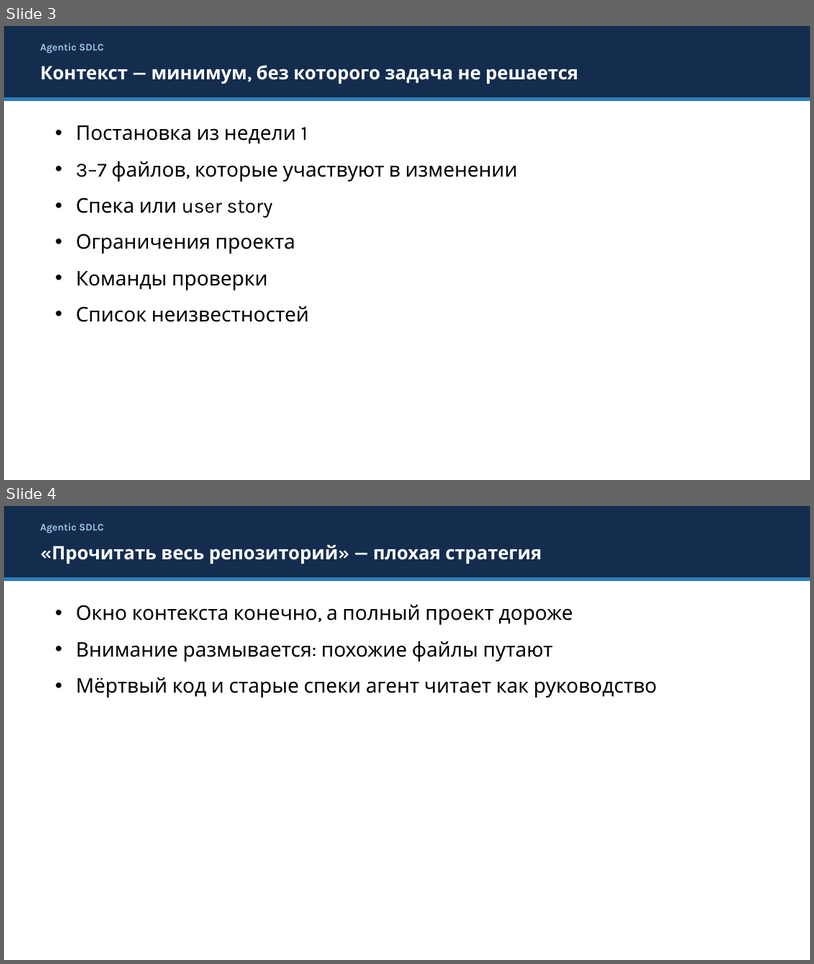
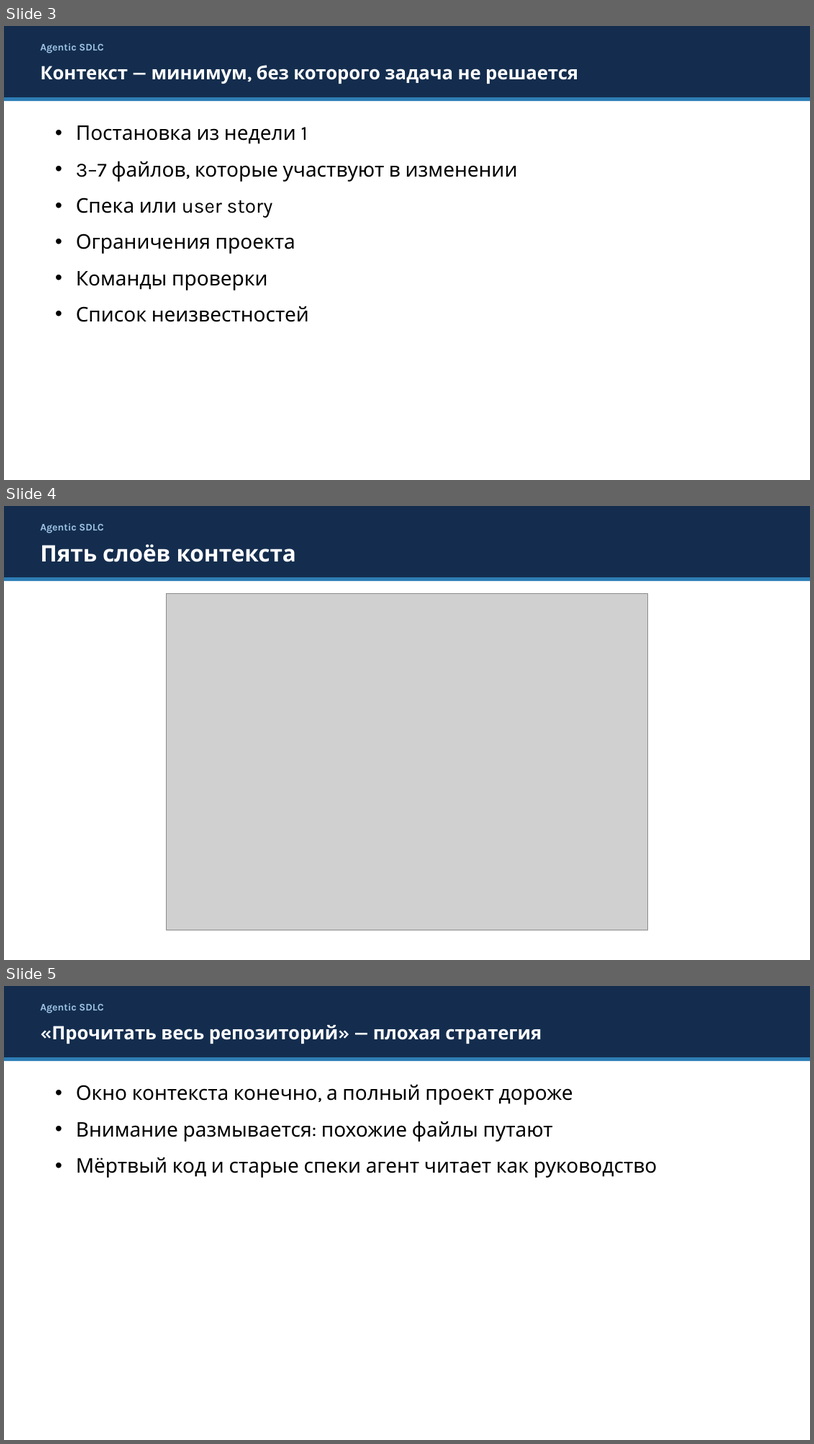
Before and after one commit to artemovsergey/agentic-sdlc, a slide deck: dist/pptx/agentic-sdlc-w02-lecture.pptx. Shown one above the other, each under a label of ours: slides 3 and 4 before the commit, slides 3, 4 and 5 after it. The pictures are 814x964 and 814x1444 pixels, drawn with LibreOffice and Linux fonts; fonts in the diff are those of the drawing; grey boxes stand for pictures. Boxes give left, top, right and bottom in pixels: in the first picture for what was removed or moved away, otherwise in the second. Text is boxed around its words. In the diff, an @@ line names an element or a change of style, - is before the commit and + after.

Commit message:
feat: схема слоёв контекста в презентации week-02

```diff
--- a/dist/pptx/agentic-sdlc-w02-lecture.pptx
+++ b/dist/pptx/agentic-sdlc-w02-lecture.pptx
@@ slide 4 added at (4,506,810,960), background #FFFFFF @@
@@ rectangle added at (4,506,810,577), fill #142D4E @@
@@ text added at (40,523,103,533), 12 pt, text #9FC5E6, bold @@
+Agentic SDLC
@@ text added at (40,544,296,562), 27 pt, text #FFFFFF, bold @@
+Пять слоёв контекста
@@ rectangle added at (4,577,810,581), fill #2E7DB5 @@
@@ picture added at (166,594,648,929) @@
@@ what was slide 4 is now slide 5 @@
```
Also in this commit, not shown: 5 other files.
